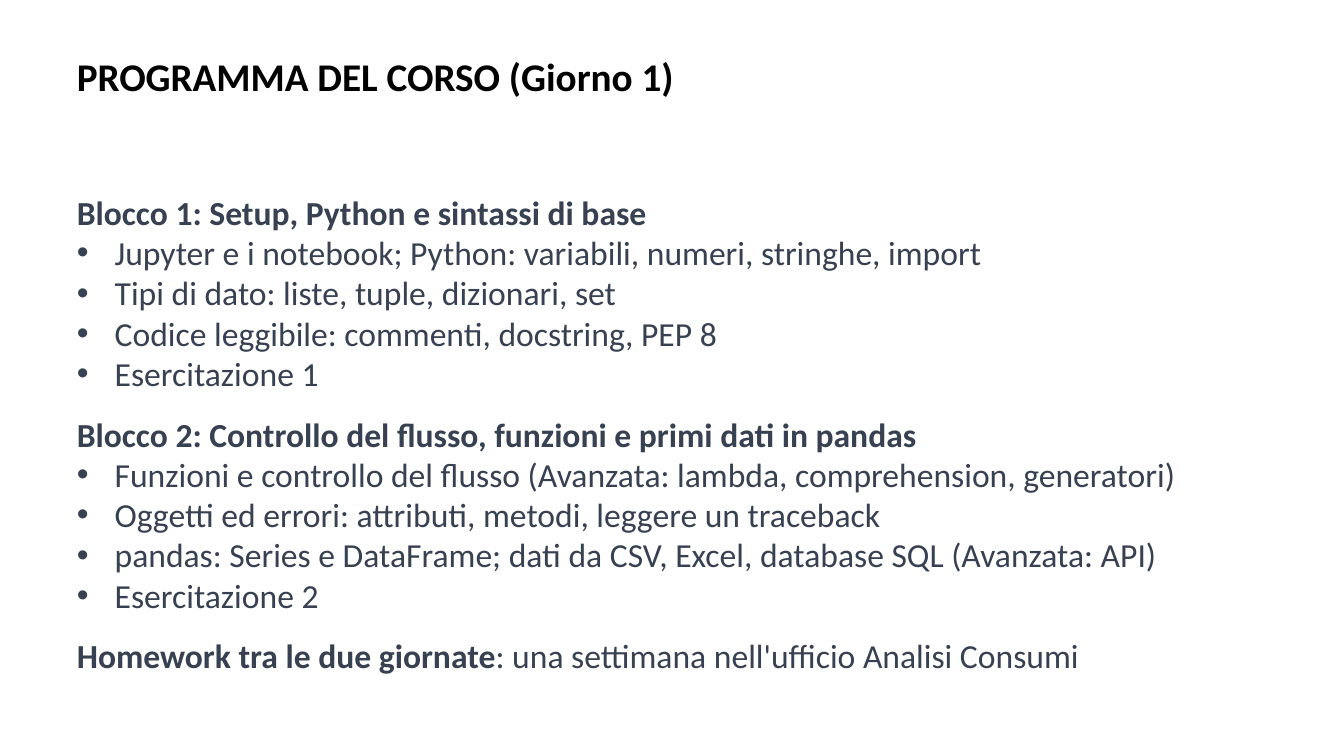
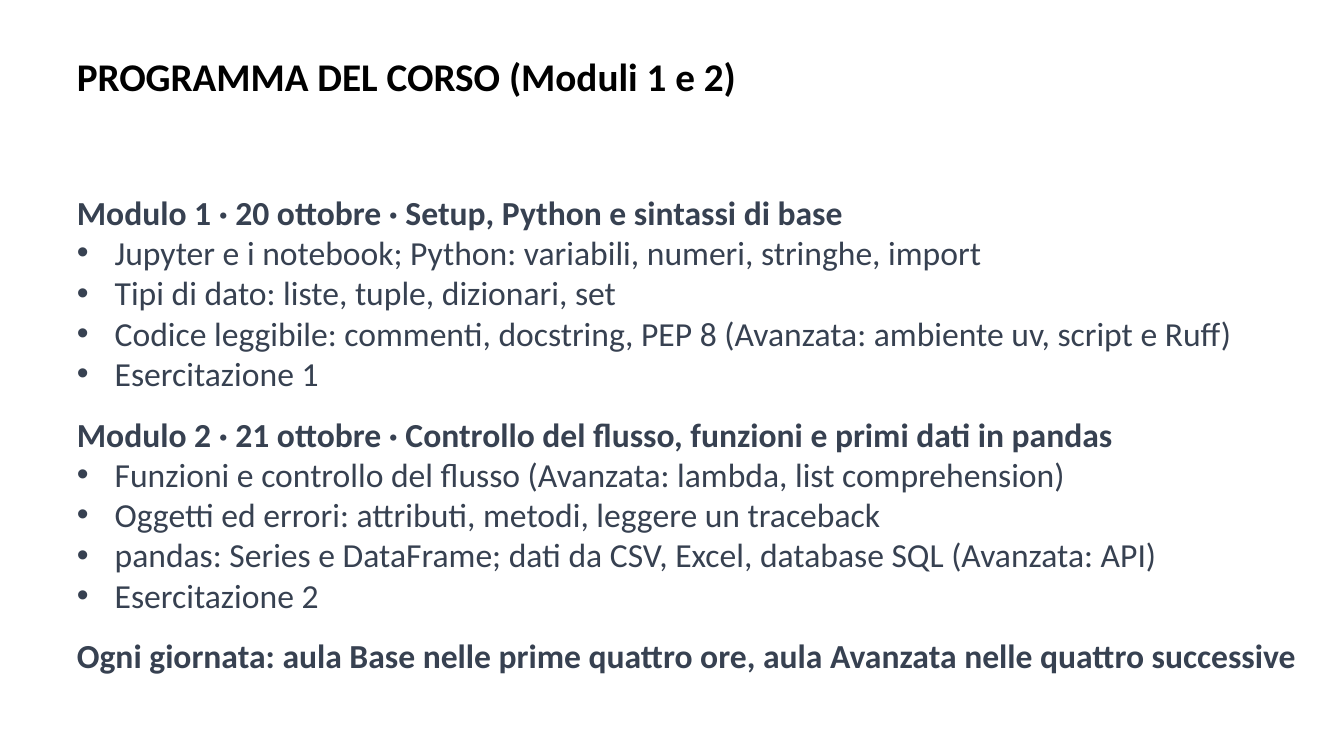
Before and after one commit to AndreaCorvaglia0/python-base-utilities, a slide deck: slide 2 of Slides/Presentazione_python_base.pptx. Drawn at 1344x756 pixels with LibreOffice and Linux fonts; fonts in the diff are those of the drawing; background and template pictures are left out. Boxes give left, top, right and bottom in pixels: in the first picture for what was removed or moved away, otherwise in the second. Text is boxed around its words. In the diff, an @@ line names an element or a change of style, - is before the commit and + after.

```diff
--- a/Slides/Presentazione_python_base.pptx
+++ b/Slides/Presentazione_python_base.pptx
@@ text at (x1=77, y1=62, x2=736, y2=97): text changed @@
-PROGRAMMA DEL CORSO (Giorno 1)
+PROGRAMMA DEL CORSO (Moduli 1 e 2)
@@ text at (x1=77, y1=201, x2=843, y2=231): text changed @@
-Blocco 1: Setup, Python e sintassi di base
+Modulo 1 · 20 ottobre · Setup, Python e sintassi di base
@@ text at (x1=115, y1=321, x2=1231, y2=352): text changed @@
-• Codice leggibile: commenti, docstring, PEP 8
+• Codice leggibile: commenti, docstring, PEP 8 (Avanzata: ambiente uv, script e Ruff)
@@ text at (x1=77, y1=423, x2=1113, y2=493): text changed; bold on @@
-Blocco 2: Controllo del flusso, funzioni e primi dati in pandas
-• Funzioni e controllo del flusso (Avanzata: lambda, comprehension, generatori)
+Modulo 2 · 21 ottobre · Controllo del flusso, funzioni e primi dati in pandas
+• Funzioni e controllo del flusso (Avanzata: lambda, list comprehension)
@@ text at (x1=77, y1=644, x2=1296, y2=674): text changed; bold on @@
-Homework tra le due giornate: una settimana nell'ufficio Analisi Consumi
+Ogni giornata: aula Base nelle prime quattro ore, aula Avanzata nelle quattro successive
```
Also in this commit, not shown: 2 other slides changed, 43 other files.
